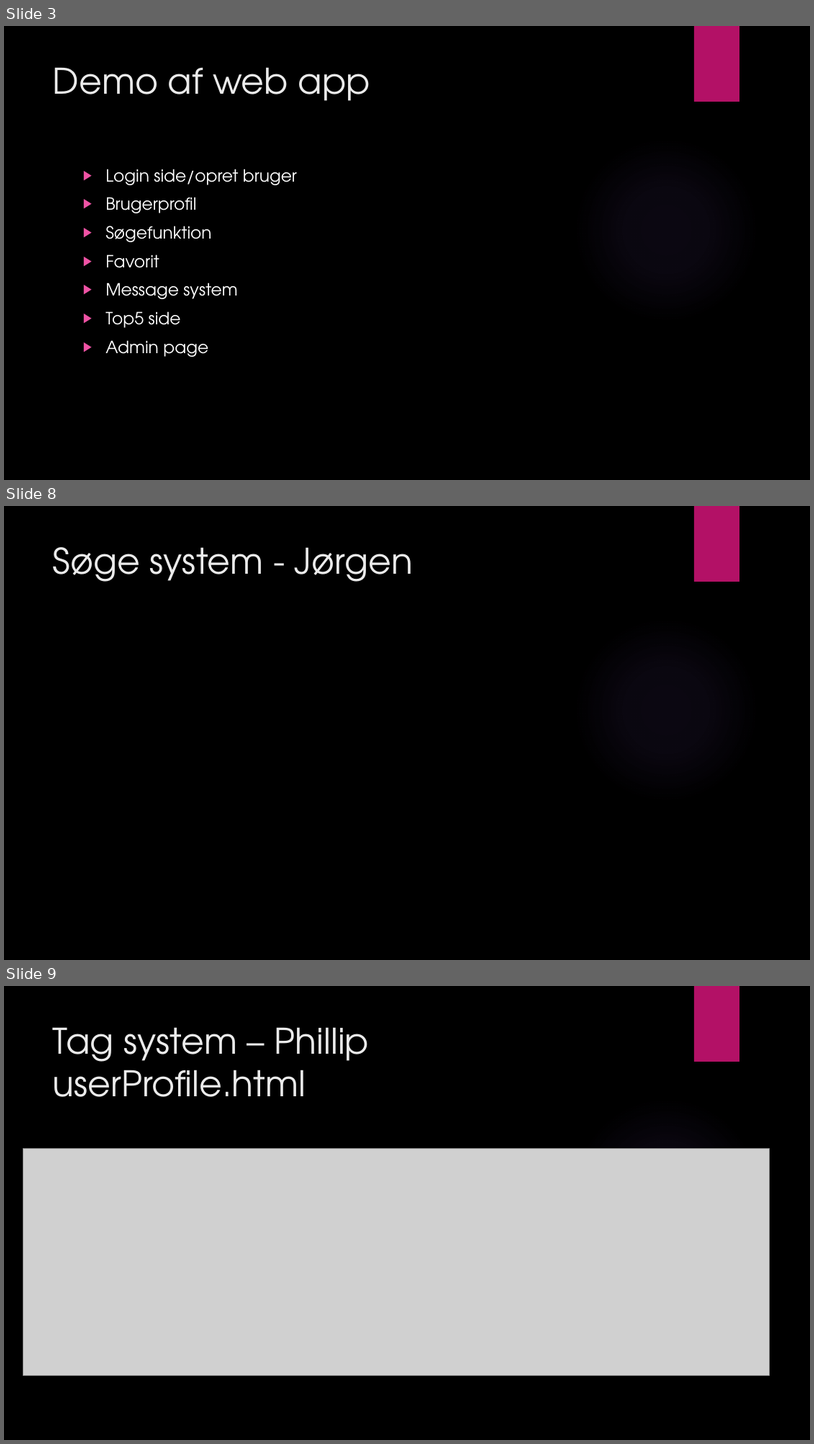
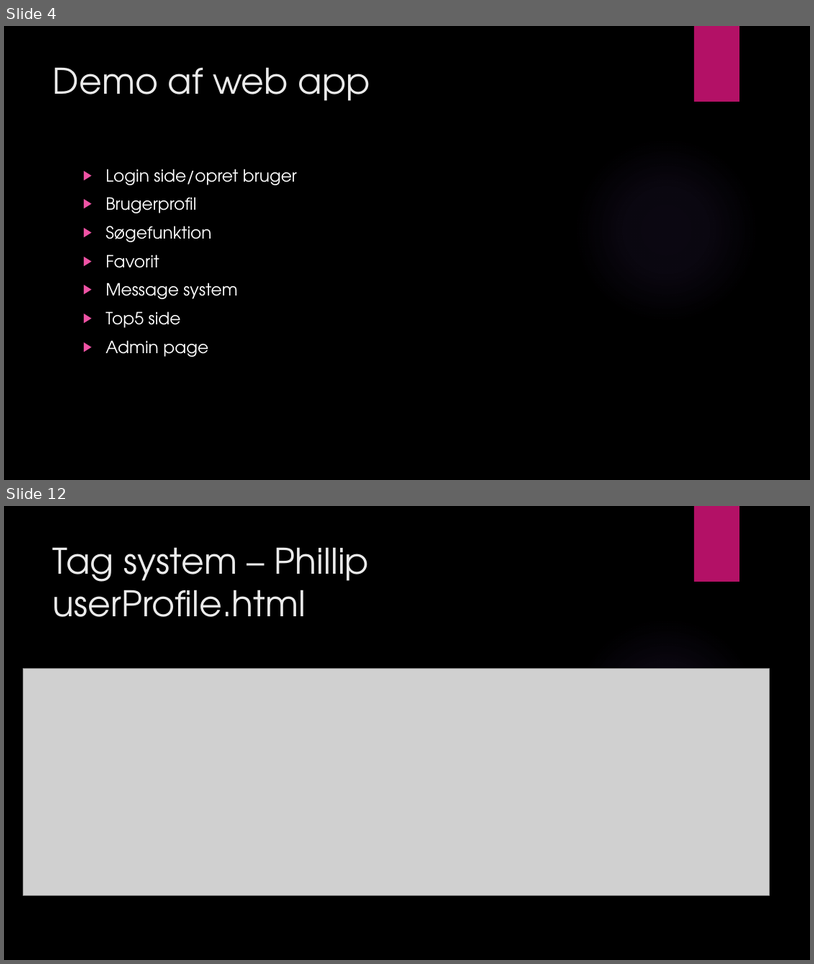
Before and after one commit to MatiasStorm/DateNRate, a slide deck: documents/DateN’Rate.pptx. Shown one above the other, each under a label of ours: slides 3, 8 and 9 before the commit, slides 4 and 12 after it; the slides between them are not shown. The pictures are 814x1444 and 814x964 pixels, drawn with LibreOffice and Linux fonts; fonts in the diff are those of the drawing; grey boxes stand for pictures; background and template pictures are left out. Boxes give left, top, right and bottom in pixels: in the first picture for what was removed or moved away, otherwise in the second. Text is boxed around its words. In the diff, an @@ line names an element or a change of style, - is before the commit and + after.

```diff
--- a/documents/DateN’Rate.pptx
+++ b/documents/DateN’Rate.pptx
@@ slide 8 removed at (4,506,810,960), background picture (left out); not listed: 2 template elements that a slide beside it also shows @@
@@ title removed at (53,547,413,582) @@
-Søge system - Jørgen
@@ what was slide 3 is now slide 4 @@
@@ what was slide 9 is now slide 12 @@
```
Also in this commit, not shown: 5 slides changed, 4 slides added.
